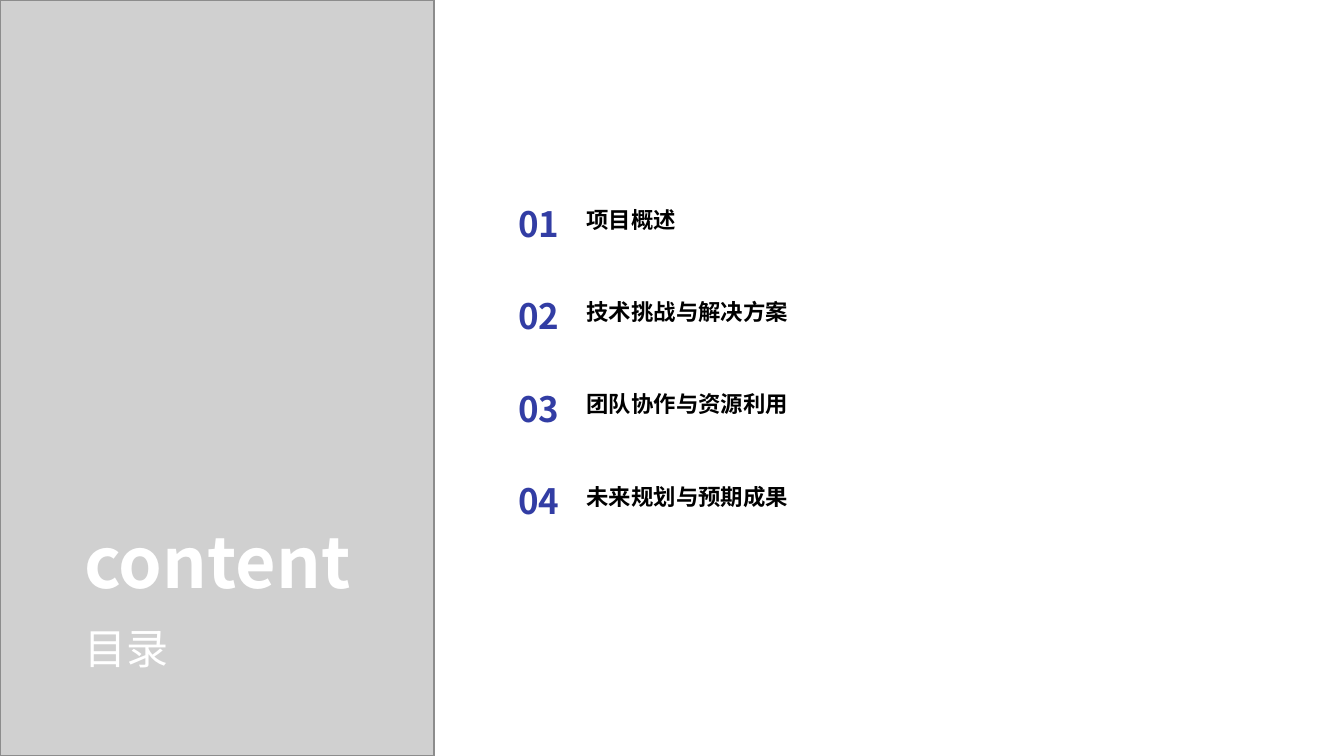
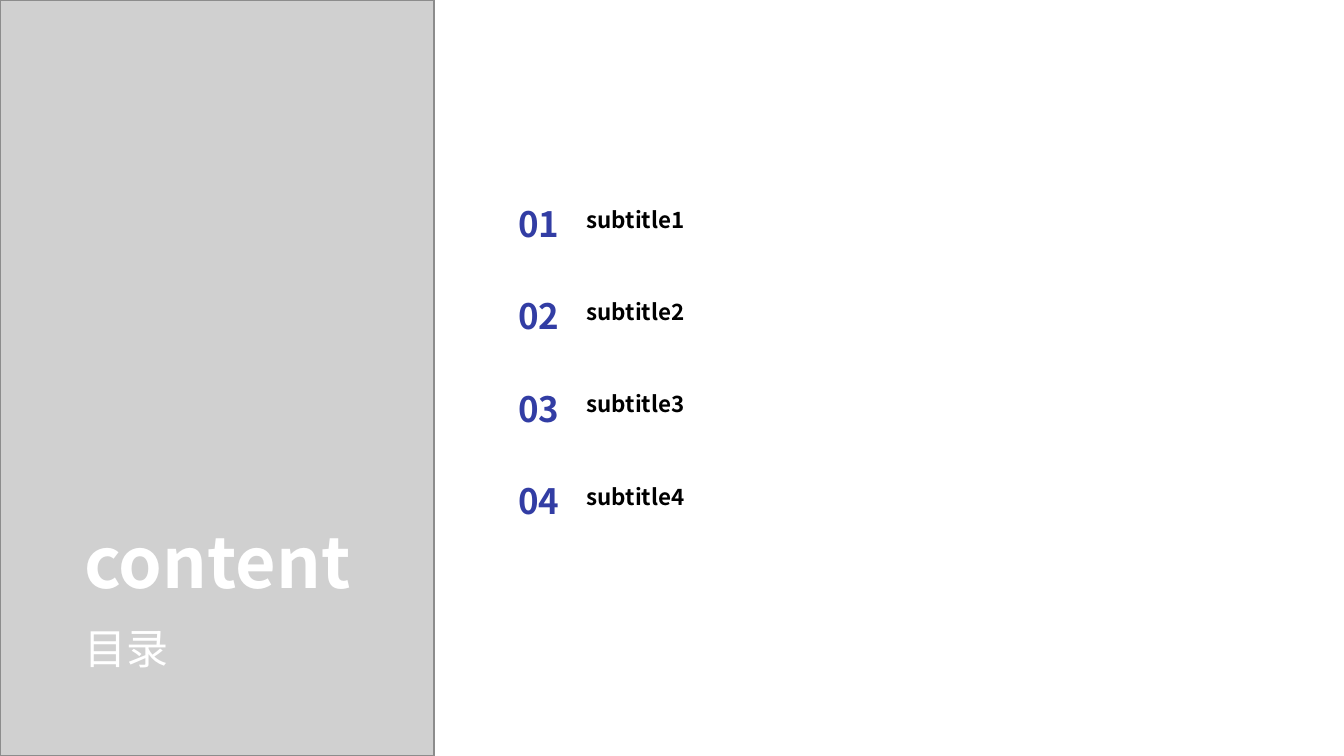
Before and after one commit to EmiyaredA/projects, a slide deck: slide 2 of presentation_generate/ppt_th/Template/Design-qwen.pptx. Drawn at 1344x756 pixels with LibreOffice and Linux fonts; fonts in the diff are those of the drawing; grey boxes stand for pictures; background and template pictures are left out. Boxes give left, top, right and bottom in pixels: in the first picture for what was removed or moved away, otherwise in the second. Text is boxed around its words. In the diff, an @@ line names an element or a change of style, - is before the commit and + after.

```diff
--- a/presentation_generate/ppt_th/Template/Design-qwen.pptx
+++ b/presentation_generate/ppt_th/Template/Design-qwen.pptx
@@ rectangle removed at (0,0,1344,755) @@
@@ text at (587,210,685,229): text changed @@
-项目概述
+subtitle1
@@ text at (587,302,685,321): text changed @@
-技术挑战与解决方案
+subtitle2
@@ text at (587,394,685,413): text changed @@
-团队协作与资源利用
+subtitle3
@@ text at (587,487,685,506): text changed @@
-未来规划与预期成果
+subtitle4
```
Also in this commit, not shown: 10 other slides changed, 3 slides added, 7 slides removed, 7 other files.
